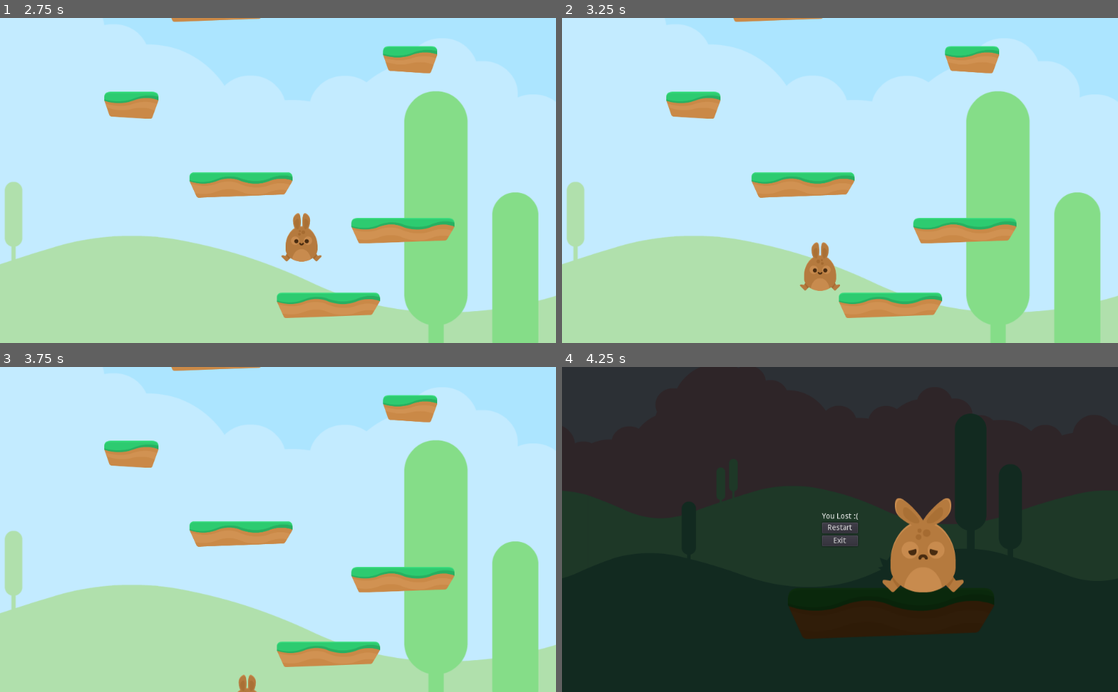
Above: before the commit, frames 1-4 (two rows, left to right).
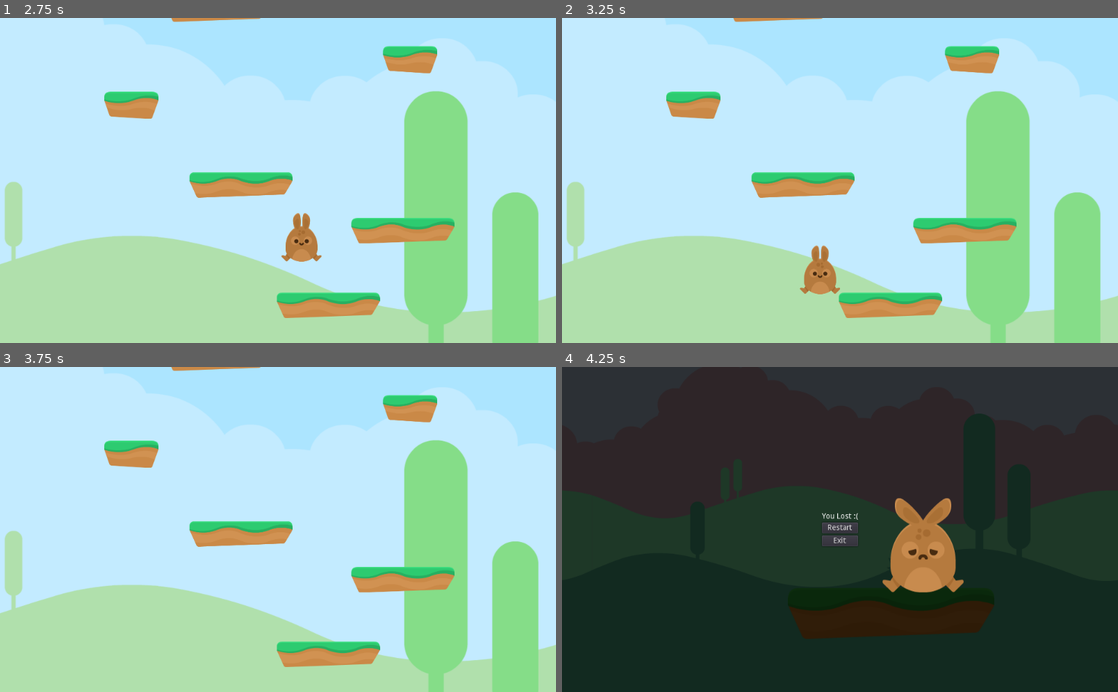
Above: after the commit, the same moments.

Repository: DuglasColoma/Intro_pv_minion_1
Game: Godot game, scene res://TitleScreen.tscn
Two runs of this game, one before a commit and one after it. Both use one fixed random seed, a clock stepped at 60 frames per second and the inputs below.
Inputs:
- Up to frame 1 (2.75 s): click "Start Game" at 0.5 s; tap Enter at 1.25 s; hold Right (ui_right) from 1.28 s (still down); tap Up (ui_up) at 1.52, 2.27 s
- Up to frame 2 (3.25 s): release Right (ui_right) at 2.78 s; hold Left (ui_left) from 2.78 s (still down)
- Up to frame 3 (3.75 s): release Left (ui_left) at 3.53 s; hold Right (ui_right) from 3.53 s (still down)
- Up to frame 4 (4.25 s): keep holding Right (ui_right); tap Up (ui_up) at 3.77 s

Frame 1 is identical in both runs. In frame 2, 0.2% of the frame differs, in the area x 42-50%, y 69-86%; in frame 3, 0.1%; in frame 4, 1.5%, in the area x 21-85%, y 14-49%.

Commit message:
fixed player's collision box

Diff:
--- a/Minion1/Game.tscn
+++ b/Minion1/Game.tscn
@@ -20,8 +20,7 @@
 	pass
 "
 
-[sub_resource type="Animation" id=2]
-resource_name = "Nueva animación"
+[sub_resource type="Animation" id=3]
 length = 0.5
 tracks/0/type = "value"
 tracks/0/path = NodePath(".:color")
@@ -54,7 +53,6 @@
 
 [node name="Camera2D2" type="Camera2D" parent="."]
 position = Vector2( -1.57458, 269.011 )
-scale = Vector2( 1, 1 )
 current = true
 zoom = Vector2( 2, 2 )
 script = ExtResource( 3 )
@@ -283,4 +281,4 @@
 color = Color( 0, 0, 0, 1 )
 
 [node name="AnimationPlayer" type="AnimationPlayer" parent="Platforms/ColorRect"]
-"anims/Nueva animación" = SubResource( 2 )
+"anims/Nueva animación" = SubResource( 3 )
--- a/Minion1/Player.tscn
+++ b/Minion1/Player.tscn
@@ -1,19 +1,19 @@
 [gd_scene load_steps=8 format=2]
 
 [ext_resource path="res://Player.gd" type="Script" id=1]
-[ext_resource path="res://sprites/PNG/Players/bunny1_jump.png" type="Texture" id=2]
+[ext_resource path="res://sprites/PNG/Players/bunny1_stand.png" type="Texture" id=2]
 [ext_resource path="res://sprites/PNG/Players/bunny1_walk1.png" type="Texture" id=3]
 [ext_resource path="res://sprites/PNG/Players/bunny1_walk2.png" type="Texture" id=4]
-[ext_resource path="res://sprites/PNG/Players/bunny1_stand.png" type="Texture" id=5]
+[ext_resource path="res://sprites/PNG/Players/bunny1_jump.png" type="Texture" id=5]
 
-[sub_resource type="RectangleShape2D" id=2]
-extents = Vector2( 62.6245, 95.924 )
+[sub_resource type="RectangleShape2D" id=1]
+extents = Vector2( 35.2498, 95.924 )
 
-[sub_resource type="SpriteFrames" id=1]
+[sub_resource type="SpriteFrames" id=2]
 animations = [ {
 "frames": [ ExtResource( 2 ) ],
 "loop": true,
-"name": "jumping",
+"name": "iddle",
 "speed": 5.0
 }, {
 "frames": [ ExtResource( 3 ), ExtResource( 4 ) ],
@@ -28,7 +28,7 @@
 }, {
 "frames": [ ExtResource( 5 ) ],
 "loop": true,
-"name": "iddle",
+"name": "jumping",
 "speed": 5.0
 } ]
 
@@ -39,13 +39,12 @@
 
 [node name="CollisionShape2D" type="CollisionShape2D" parent="."]
 position = Vector2( -1.09946, 5.47649 )
-scale = Vector2( 1, 1 )
-shape = SubResource( 2 )
+shape = SubResource( 1 )
 
 [node name="PlayerSprite" type="AnimatedSprite" parent="."]
-frames = SubResource( 1 )
+frames = SubResource( 2 )
 animation = "iddle"
 
 [node name="VisibilityNotifier2D" type="VisibilityNotifier2D" parent="."]
 position = Vector2( 0.135895, 2.4323 )
-scale = Vector2( 6.50701, 9.75652 )
+scale = Vector2( 6.50701, 8.86515 )
Not shown: 2 places in Minion1/Game.tscn that only renumber resources
